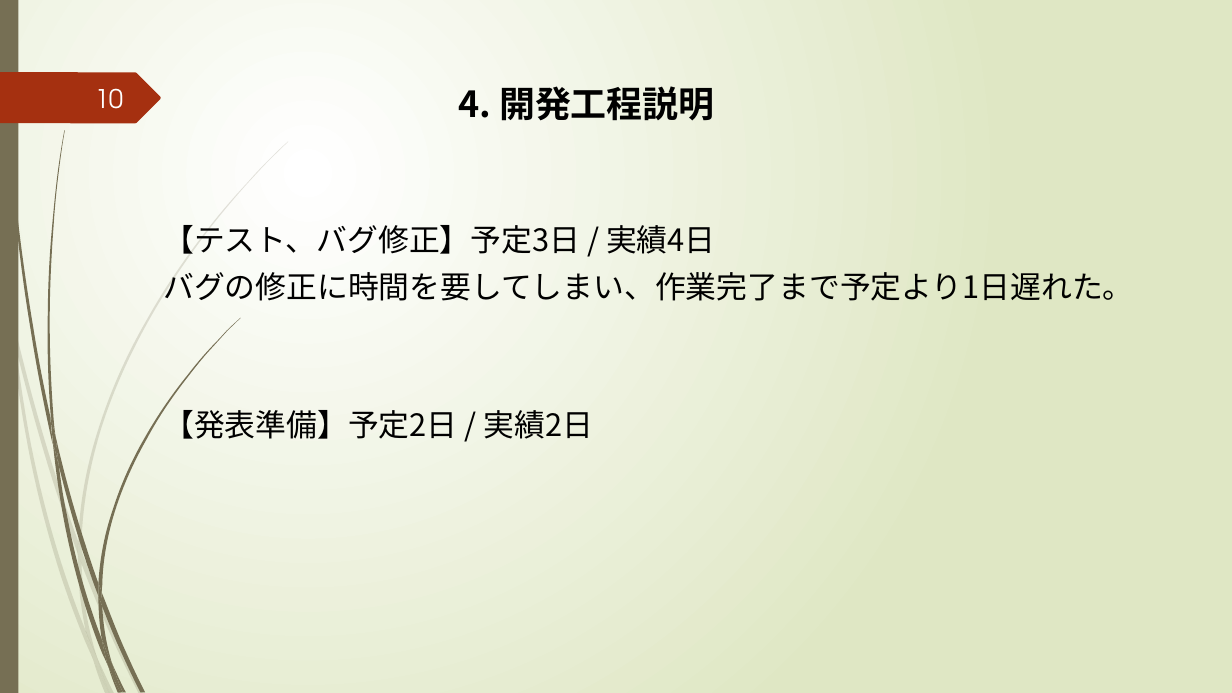
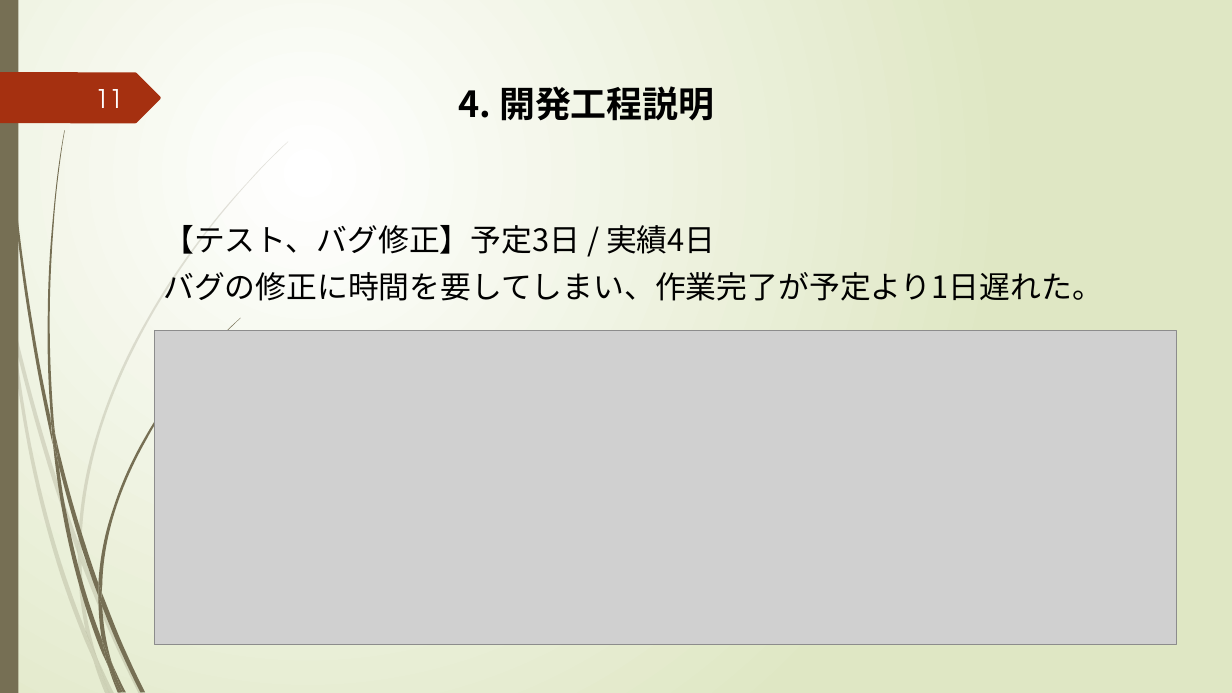
Before and after one commit to k-kuru/team_develop, a slide deck: slide 11 of 05_チーム開発演習_発表会資料/05_チーム開発演習_発表会資料_チーム3.pptx (slide 10 before the commit). Drawn at 1232x693 pixels with LibreOffice and Linux fonts; fonts in the diff are those of the drawing; grey boxes stand for pictures. Boxes give left, top, right and bottom in pixels: in the first picture for what was removed or moved away, otherwise in the second. Text is boxed around its words. In the diff, an @@ line names an element or a change of style, - is before the commit and + after.

```diff
--- a/05_チーム開発演習_発表会資料/05_チーム開発演習_発表会資料_チーム3.pptx
+++ b/05_チーム開発演習_発表会資料/05_チーム開発演習_発表会資料_チーム3.pptx
@@ page number at [95,89,123,108]: text changed @@
-10
+11
@@ text at [163,272,1103,301]: text changed @@
-バグの修正に時間を要してしまい、作業完了まで予定より1日遅れた。
-【発表準備】予定2日 / 実績2日
+バグの修正に時間を要してしまい、作業完了が予定より1日遅れた。
@@ picture added at [154,331,1177,645] @@
```
Also in this commit, not shown: 5 other slides changed, 2 slides added, 1 slide removed.
